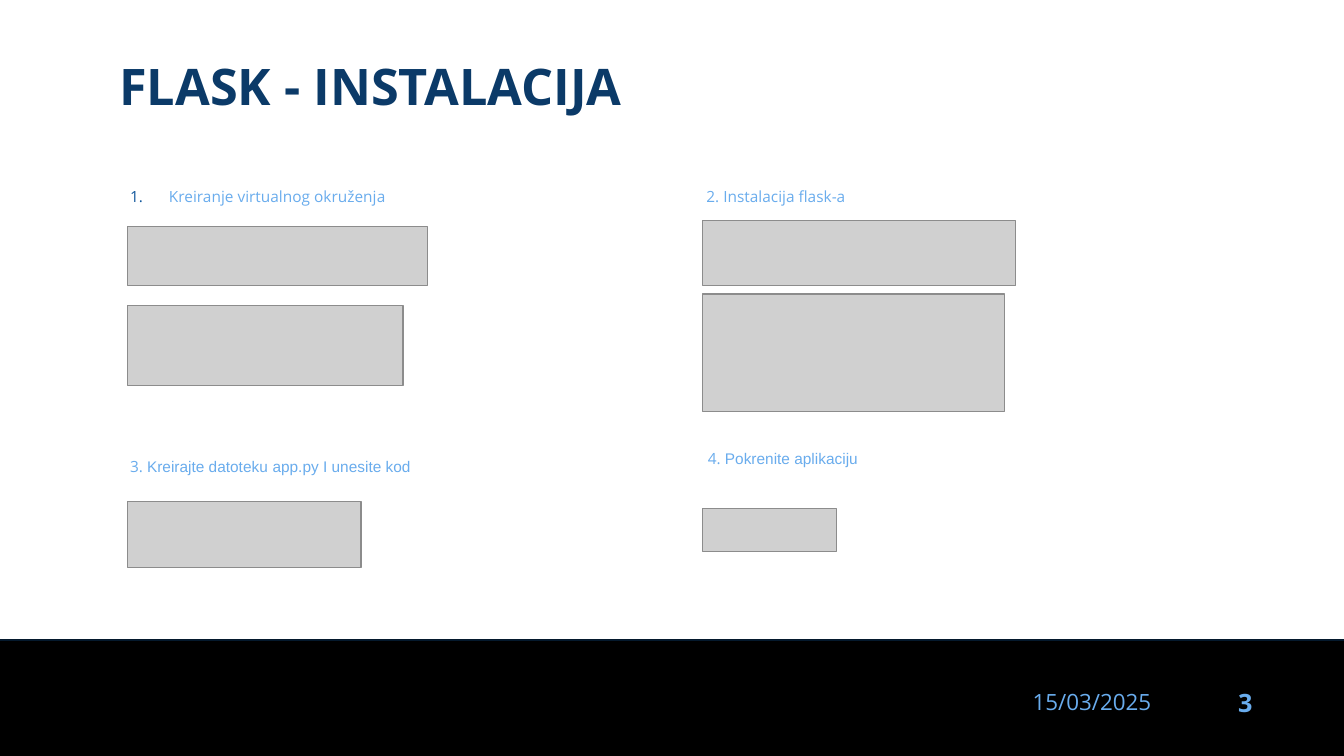
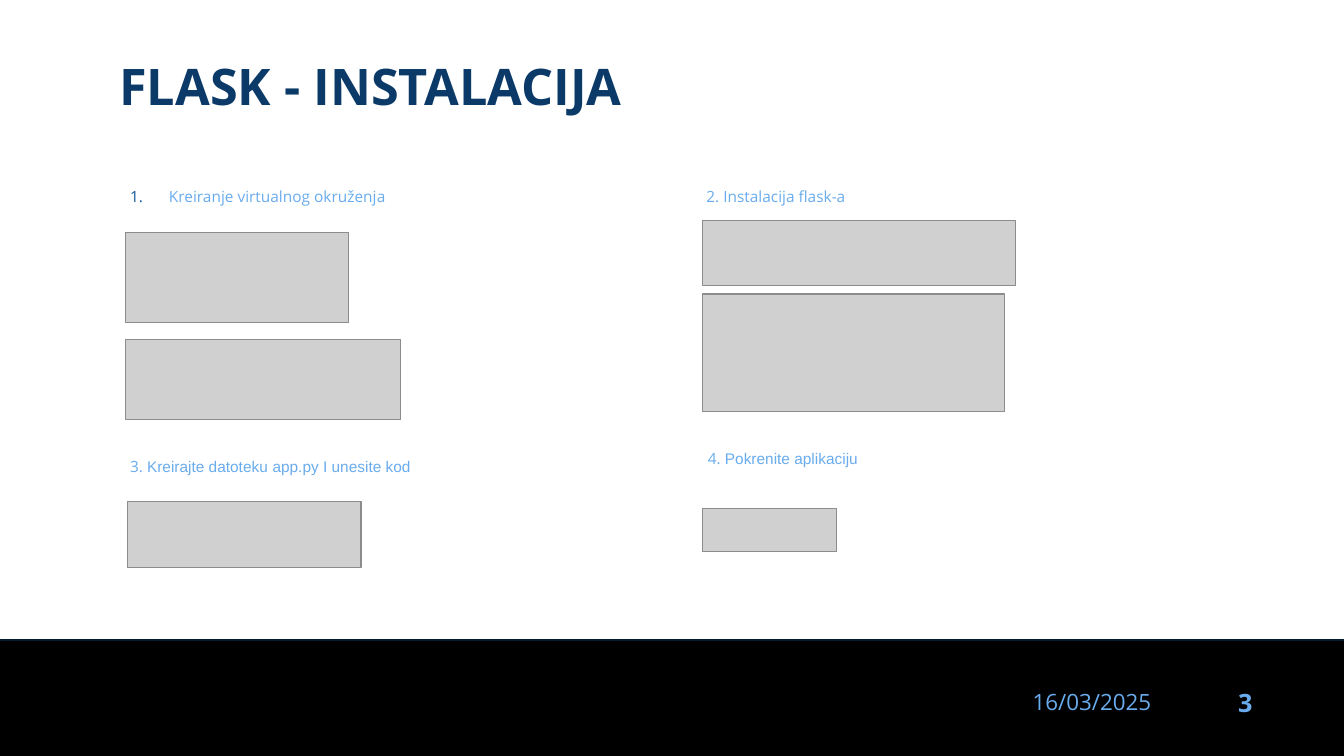
Before and after one commit to dinoDuvnjak/CTK, a slide deck: slide 3 of Bootcamp/flask/flask.pptx. Drawn at 1344x756 pixels with LibreOffice and Linux fonts; fonts in the diff are those of the drawing; grey boxes stand for pictures; background and template pictures are left out. Boxes give left, top, right and bottom in pixels: in the first picture for what was removed or moved away, otherwise in the second. Text is boxed around its words. In the diff, an @@ line names an element or a change of style, - is before the commit and + after.

```diff
--- a/Bootcamp/flask/flask.pptx
+++ b/Bootcamp/flask/flask.pptx
@@ picture added at (126,233,349,324) @@
@@ picture removed at (128,226,427,285) @@
@@ picture: place and size @@
-picture at (128,306,403,385)
+picture at (126,339,401,418)
@@ text at (1033,693,1151,711): text changed @@
-15/03/2025
+16/03/2025
```
Also in this commit, not shown: 8 other slides changed, 3 slides added, 2 slides removed, 5 other files.
